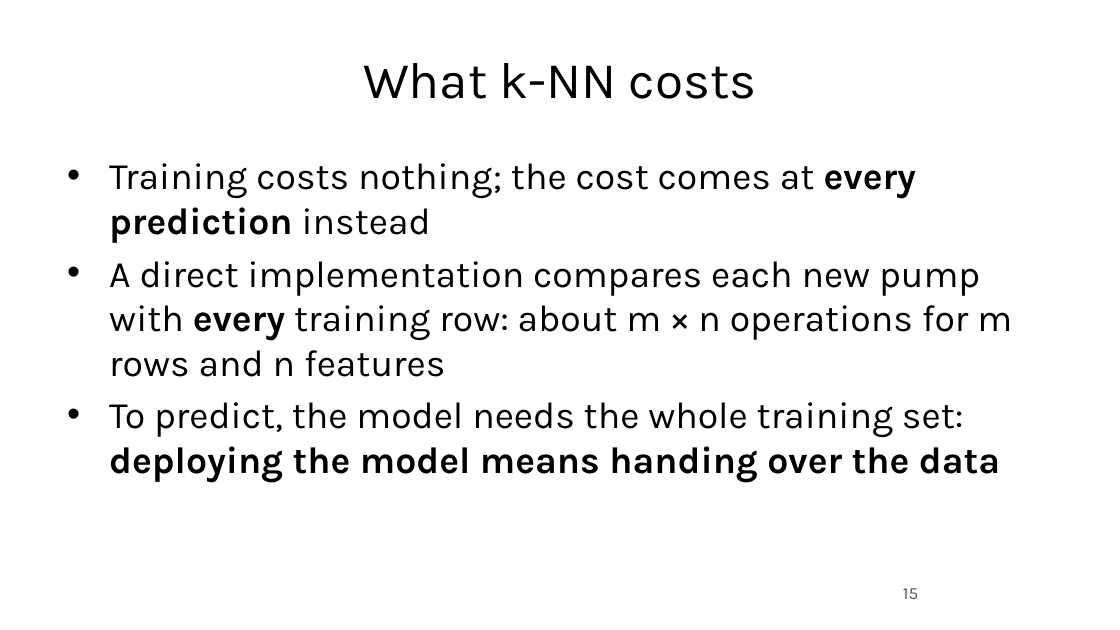
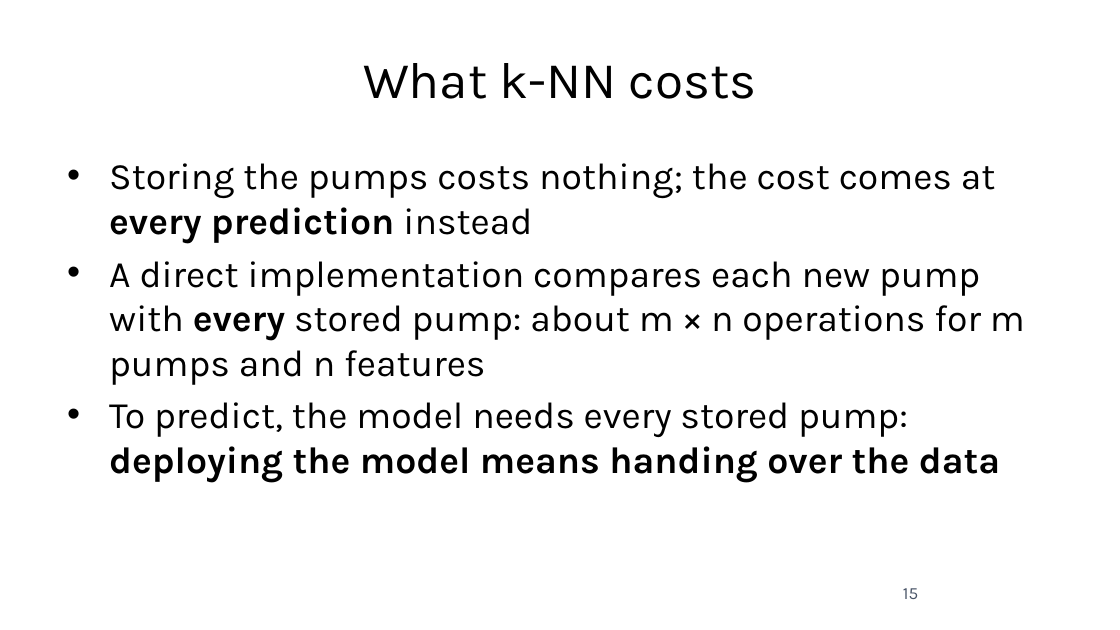
Before and after one commit to fabioantonini/technologies-for-artificial-intelligence, a slide deck: slide 15 of Lessons/06_knn_naive_bayes_svm/Slides/knn_naive_bayes_svm_slides.pptx. Drawn at 1120x630 pixels with LibreOffice and Linux fonts; fonts in the diff are those of the drawing; background and template pictures are left out. Boxes give left, top, right and bottom in pixels: in the first picture for what was removed or moved away, otherwise in the second. Text is boxed around its words. In the diff, an @@ line names an element or a change of style, - is before the commit and + after.

```diff
--- a/Lessons/06_knn_naive_bayes_svm/Slides/knn_naive_bayes_svm_slides.pptx
+++ b/Lessons/06_knn_naive_bayes_svm/Slides/knn_naive_bayes_svm_slides.pptx
@@ text at <box>109,163,1025,483</box>: text changed @@
-• Training costs nothing; the cost comes at every prediction instead
-• A direct implementation compares each new pump with every training row: about m × n operations for m rows and n features
-• To predict, the model needs the whole training set: deploying the model means handing over the data
+• Storing the pumps costs nothing; the cost comes at every prediction instead
+• A direct implementation compares each new pump with every stored pump: about m × n operations for m pumps and n features
+• To predict, the model needs every stored pump: deploying the model means handing over the data
```
Also in this commit, not shown: 14 other slides changed, 17 other files.
